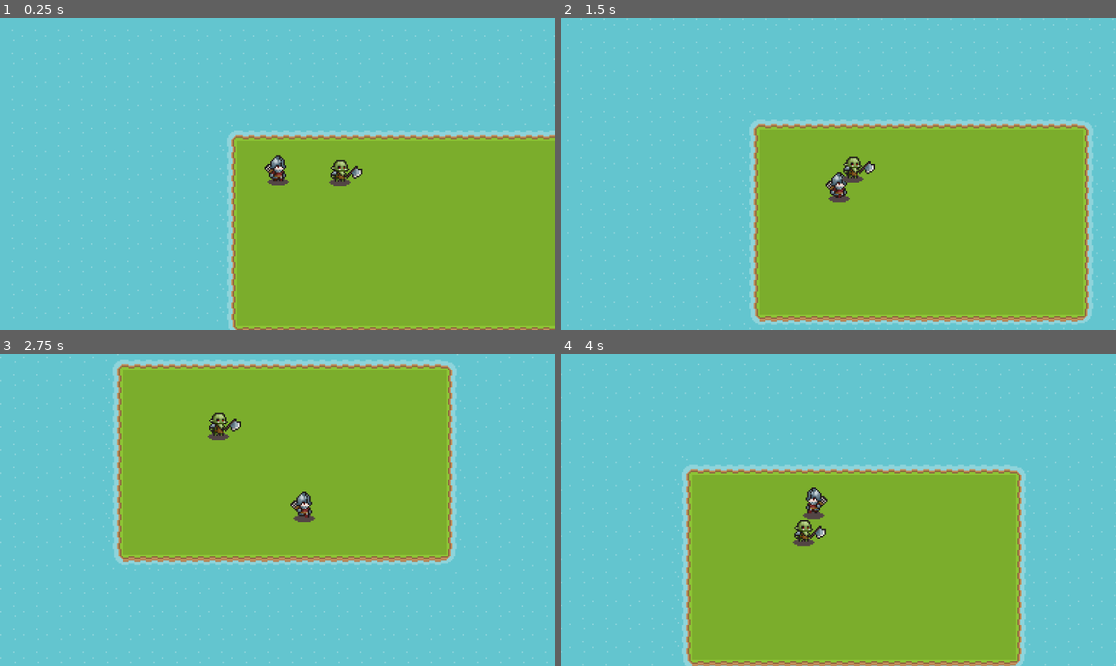
Above: before the commit, frames 1-4 (two rows, left to right).
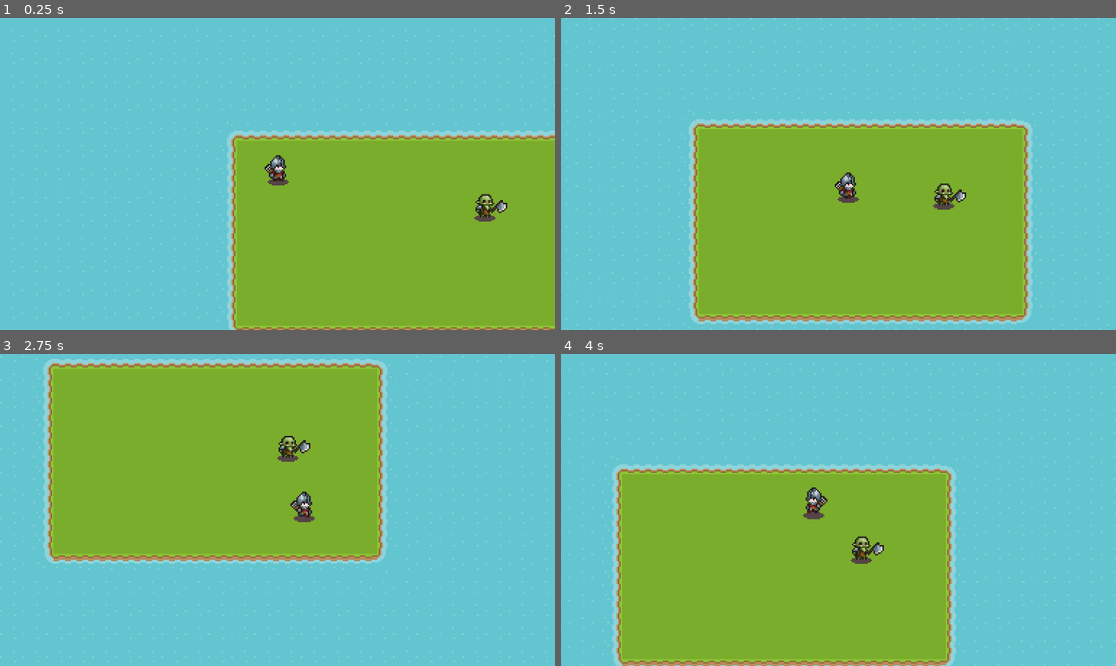
Above: after the commit, the same moments.

Repository: EyeAmTheOne/CS180_Project
Game: Godot game, scene res://main.tscn
Two runs of this game, one before a commit and one after it. Both use one fixed random seed, a clock stepped at 60 frames per second and the inputs below.
Inputs:
- Up to frame 1 (0.25 s): no input
- Up to frame 2 (1.5 s): hold D (right) 0.53-1.28 s; hold S (down) from 1.28 s (still down)
- Up to frame 3 (2.75 s): release S (down) at 2.03 s; hold D (right) from 2.03 s (still down)
- Up to frame 4 (4 s): release D (right) at 2.78 s; hold W (up) 2.78-3.53 s; hold A (left) from 3.53 s (still down)

The runs differ from the first frame. In frame 1, 0.6% of the frame differs, in the area x 59-92%, y 45-66%; in frame 2, 19%; in frame 3, 21%, in the area x 0-99%, y 0-100%; in frame 4, 20%.

Commit message:
Add detection area for enemy follow player

Diff:
--- a/main.tscn
+++ b/main.tscn
@@ -1815,4 +1815,4 @@
 tile_set = SubResource("TileSet_1bvp3")
 
 [node name="Enemy" parent="." instance=ExtResource("3_h2yge")]
-position = Vector2(73, 21)
+position = Vector2(171, 46)
--- a/player/Player.tscn
+++ b/player/Player.tscn
@@ -158,6 +158,7 @@
 radius = 7.0
 
 [node name="Player" type="CharacterBody2D"]
+collision_layer = 3
 script = ExtResource("1_3c3w1")
 
 [node name="AnimatedSprite2D" type="AnimatedSprite2D" parent="."]
--- a/systems/ai/Enemy.tscn
+++ b/systems/ai/Enemy.tscn
@@ -1,7 +1,50 @@
-[gd_scene load_steps=11 format=3 uid="uid://b413ipsgp3sfv"]
-
-[ext_resource type="Texture2D" uid="uid://mvb417pd2lqb" path="res://assets/sprites/Orc with shadows/Orc-Idle.png" id="1_nbgo0"]
+[gd_scene load_steps=33 format=3 uid="uid://b413ipsgp3sfv"]
+
+[ext_resource type="Texture2D" uid="uid://mvb417pd2lqb" path="res://assets/art/Orc with shadows/Orc-Idle.png" id="1_nbgo0"]
 [ext_resource type="Script" uid="uid://fqb4iosioeg0" path="res://systems/ai/enemy.gd" id="1_uf005"]
+[ext_resource type="Texture2D" uid="uid://11y5cliyqo8c" path="res://assets/art/Orc with shadows/Orc-Attack01.png" id="2_s3yrj"]
+[ext_resource type="Texture2D" uid="uid://bf3qt068ahi42" path="res://assets/art/Orc with shadows/Orc-Death.png" id="3_cx27q"]
+[ext_resource type="Texture2D" uid="uid://d1njt1nitj6if" path="res://assets/art/Orc with shadows/Orc-Walk.png" id="5_axoif"]
+
+[sub_resource type="AtlasTexture" id="AtlasTexture_2vaor"]
+atlas = ExtResource("2_s3yrj")
+region = Rect2(0, 0, 100, 100)
+
+[sub_resource type="AtlasTexture" id="AtlasTexture_pugj6"]
+atlas = ExtResource("2_s3yrj")
+region = Rect2(100, 0, 100, 100)
+
+[sub_resource type="AtlasTexture" id="AtlasTexture_av8sf"]
+atlas = ExtResource("2_s3yrj")
+region = Rect2(200, 0, 100, 100)
+
+[sub_resource type="AtlasTexture" id="AtlasTexture_el1rc"]
+atlas = ExtResource("2_s3yrj")
+region = Rect2(300, 0, 100, 100)
+
+[sub_resource type="AtlasTexture" id="AtlasTexture_yeud5"]
+atlas = ExtResource("2_s3yrj")
+region = Rect2(400, 0, 100, 100)
+
+[sub_resource type="AtlasTexture" id="AtlasTexture_flm3j"]
+atlas = ExtResource("2_s3yrj")
+region = Rect2(500, 0, 100, 100)
+
+[sub_resource type="AtlasTexture" id="AtlasTexture_4vsod"]
+atlas = ExtResource("3_cx27q")
+region = Rect2(0, 0, 100, 100)
+
+[sub_resource type="AtlasTexture" id="AtlasTexture_3f6o7"]
+atlas = ExtResource("3_cx27q")
+region = Rect2(100, 0, 100, 100)
+
+[sub_resource type="AtlasTexture" id="AtlasTexture_wixw6"]
+atlas = ExtResource("3_cx27q")
+region = Rect2(200, 0, 100, 100)
+
+[sub_resource type="AtlasTexture" id="AtlasTexture_an13p"]
+atlas = ExtResource("3_cx27q")
+region = Rect2(300, 0, 100, 100)
 
 [sub_resource type="AtlasTexture" id="AtlasTexture_uf005"]
 atlas = ExtResource("1_nbgo0")
@@ -26,11 +69,83 @@
 [sub_resource type="AtlasTexture" id="AtlasTexture_axoif"]
 atlas = ExtResource("1_nbgo0")
 region = Rect2(500, 0, 100, 100)
+
+[sub_resource type="AtlasTexture" id="AtlasTexture_qkkkg"]
+atlas = ExtResource("5_axoif")
+region = Rect2(0, 0, 100, 100)
+
+[sub_resource type="AtlasTexture" id="AtlasTexture_psuv1"]
+atlas = ExtResource("5_axoif")
+region = Rect2(100, 0, 100, 100)
+
+[sub_resource type="AtlasTexture" id="AtlasTexture_cueq3"]
+atlas = ExtResource("5_axoif")
+region = Rect2(200, 0, 100, 100)
+
+[sub_resource type="AtlasTexture" id="AtlasTexture_jpri4"]
+atlas = ExtResource("5_axoif")
+region = Rect2(300, 0, 100, 100)
+
+[sub_resource type="AtlasTexture" id="AtlasTexture_vjrly"]
+atlas = ExtResource("5_axoif")
+region = Rect2(400, 0, 100, 100)
+
+[sub_resource type="AtlasTexture" id="AtlasTexture_phfc5"]
+atlas = ExtResource("5_axoif")
+region = Rect2(500, 0, 100, 100)
+
+[sub_resource type="AtlasTexture" id="AtlasTexture_cssw5"]
+atlas = ExtResource("5_axoif")
+region = Rect2(600, 0, 100, 100)
+
+[sub_resource type="AtlasTexture" id="AtlasTexture_lc3j7"]
+atlas = ExtResource("5_axoif")
+region = Rect2(700, 0, 100, 100)
 
 [sub_resource type="SpriteFrames" id="SpriteFrames_2vaor"]
 animations = [{
 "frames": [{
 "duration": 1.0,
+"texture": SubResource("AtlasTexture_2vaor")
+}, {
+"duration": 1.0,
+"texture": SubResource("AtlasTexture_pugj6")
+}, {
+"duration": 1.0,
+"texture": SubResource("AtlasTexture_av8sf")
+}, {
+"duration": 1.0,
+"texture": SubResource("AtlasTexture_el1rc")
+}, {
+"duration": 1.0,
+"texture": SubResource("AtlasTexture_yeud5")
+}, {
+"duration": 1.0,
+"texture": SubResource("AtlasTexture_flm3j")
+}],
+"loop": true,
+"name": &"Attack",
+"speed": 5.0
+}, {
+"frames": [{
+"duration": 1.0,
+"texture": SubResource("AtlasTexture_4vsod")
+}, {
+"duration": 1.0,
+"texture": SubResource("AtlasTexture_3f6o7")
+}, {
+"duration": 1.0,
+"texture": SubResource("AtlasTexture_wixw6")
+}, {
+"duration": 2.0,
+"texture": SubResource("AtlasTexture_an13p")
+}],
+"loop": true,
+"name": &"Death",
+"speed": 5.0
+}, {
+"frames": [{
+"duration": 1.0,
 "texture": SubResource("AtlasTexture_uf005")
 }, {
 "duration": 1.0,
@@ -51,21 +166,62 @@
 "loop": true,
 "name": &"Idle",
 "speed": 8.0
+}, {
+"frames": [{
+"duration": 1.0,
+"texture": SubResource("AtlasTexture_qkkkg")
+}, {
+"duration": 1.0,
+"texture": SubResource("AtlasTexture_psuv1")
+}, {
+"duration": 1.0,
+"texture": SubResource("AtlasTexture_cueq3")
+}, {
+"duration": 1.0,
+"texture": SubResource("AtlasTexture_jpri4")
+}, {
+"duration": 1.0,
+"texture": SubResource("AtlasTexture_vjrly")
+}, {
+"duration": 1.0,
+"texture": SubResource("AtlasTexture_phfc5")
+}, {
+"duration": 1.0,
+"texture": SubResource("AtlasTexture_cssw5")
+}, {
+"duration": 1.0,
+"texture": SubResource("AtlasTexture_lc3j7")
+}],
+"loop": true,
+"name": &"Walk",
+"speed": 5.0
 }]
 
 [sub_resource type="CircleShape2D" id="CircleShape2D_pugj6"]
 radius = 5.0
 
+[sub_resource type="CircleShape2D" id="CircleShape2D_i6ko1"]
+radius = 69.58448
+
 [node name="Enemy" type="CharacterBody2D"]
 script = ExtResource("1_uf005")
 
 [node name="AnimatedSprite2D" type="AnimatedSprite2D" parent="."]
 sprite_frames = SubResource("SpriteFrames_2vaor")
-animation = &"Idle"
+animation = &"Walk"
 autoplay = "Idle"
-frame = 5
-frame_progress = 0.3022924
+frame = 4
+frame_progress = 0.13383378
 
 [node name="CollisionShape2D" type="CollisionShape2D" parent="."]
 position = Vector2(0, 2)
 shape = SubResource("CircleShape2D_pugj6")
+
+[node name="Detection" type="Area2D" parent="."]
+collision_layer = 2
+collision_mask = 2
+
+[node name="CollisionShape2D" type="CollisionShape2D" parent="Detection"]
+shape = SubResource("CircleShape2D_i6ko1")
+
+[connection signal="body_entered" from="Detection" to="." method="_on_detection_body_entered"]
--- a/systems/ai/enemy.gd
+++ b/systems/ai/enemy.gd
@@ -1,5 +1,7 @@
 extends CharacterBody2D
 @onready var p = $"../Player";
+
+
 
 const SPEED = 10
 
@@ -11,10 +13,12 @@
 func _physics_process(delta: float) -> void:
 	# If target exists, move towards target
 	var direction = Vector2(0, 0);
-	if p:
-		set_target(p);
 	if target:
 		direction = position.direction_to(target.position);
 
 	velocity = direction * SPEED;
 	move_and_slide();
+
+
+func _on_detection_body_entered(body: Node2D) -> void:
+	set_target(body);
